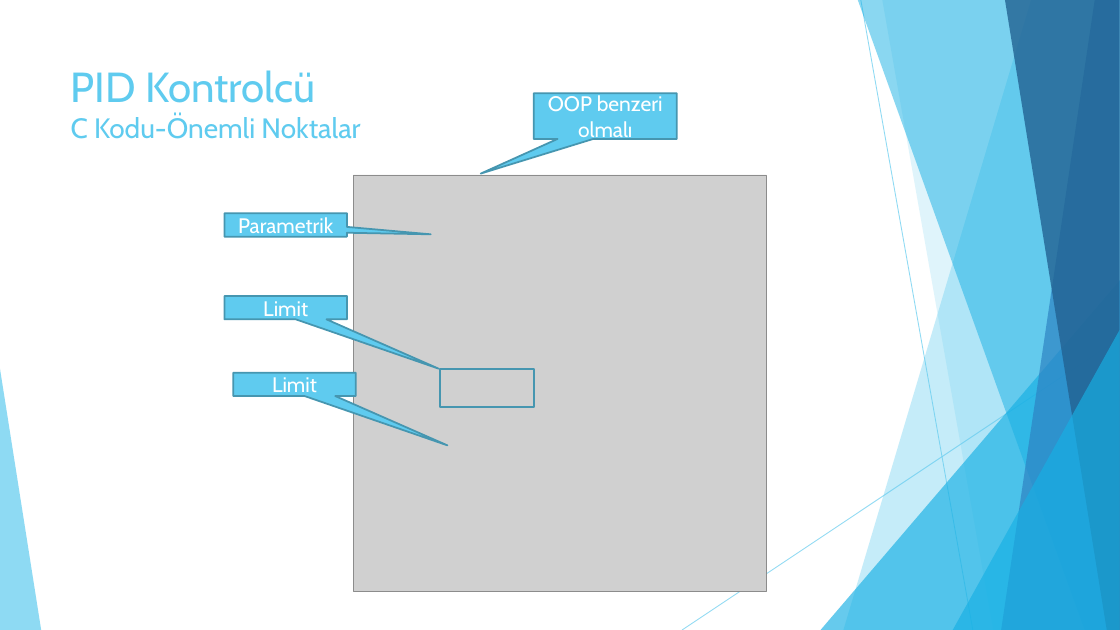
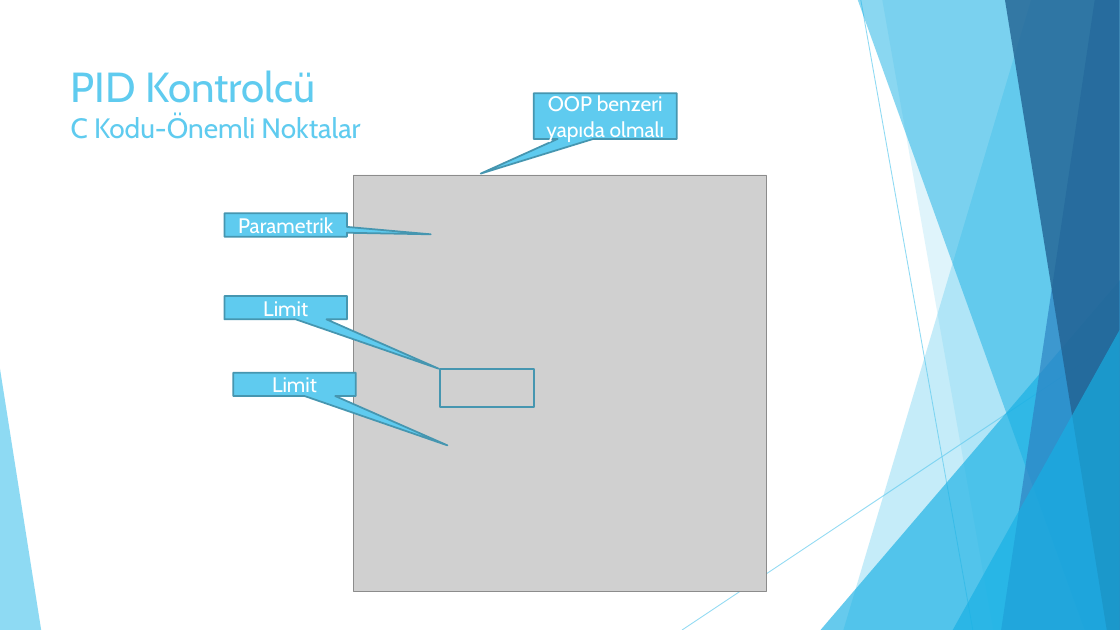
Before and after one commit to enginsubasi/Udemy_STM32, a slide deck: slide 15 of docs/Sunumlar/PIDKontrolcu.pptx (slide 13 before the commit). Drawn at 1120x630 pixels with LibreOffice and Linux fonts; fonts in the diff are those of the drawing; grey boxes stand for pictures. Boxes give left, top, right and bottom in pixels: in the first picture for what was removed or moved away, otherwise in the second. Text is boxed around its words. In the diff, an @@ line names an element or a change of style, - is before the commit and + after.

```diff
--- a/docs/Sunumlar/PIDKontrolcu.pptx
+++ b/docs/Sunumlar/PIDKontrolcu.pptx
@@ text in speech box at [546,95,664,143]: text changed @@
-OOP benzeri olmalı
+OOP benzeri yapıda olmalı
```
Also in this commit, not shown: 3 other slides changed, 2 slides added.
